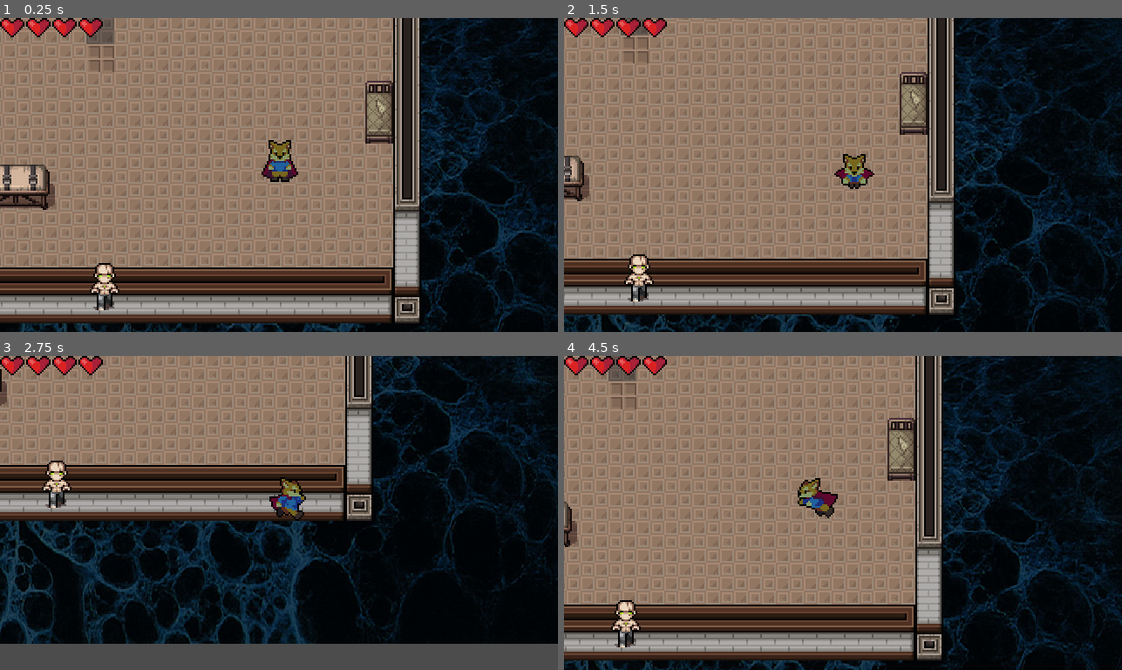
Above: before the commit, frames 1-4 (two rows, left to right).
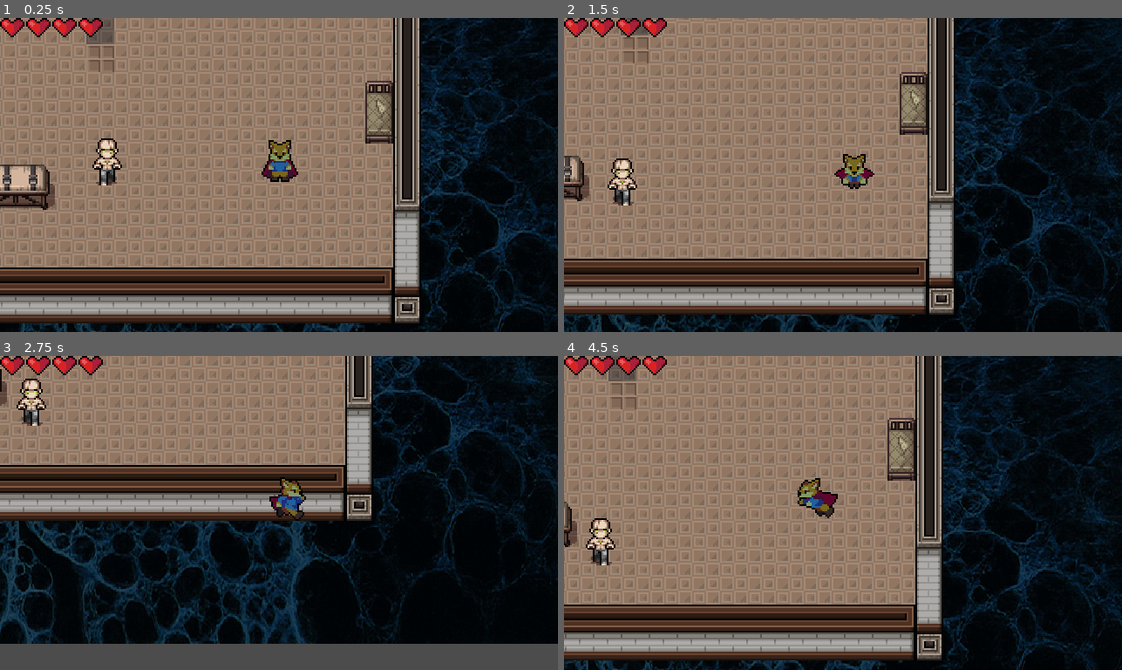
Above: after the commit, the same moments.

Repository: Liama12/Jail-Game
Game: Godot game, scene res://World.tscn
Same seed, same stepped clock (60 frames per second), same inputs: the game is played once before the commit and once after it.
Inputs:
- Up to frame 1 (0.25 s): no input
- Up to frame 2 (1.5 s): tap Enter at 0.5 s; hold Right (ui_right) 0.53-1.28 s; tap Space (attack) at 0.6 s; hold Down (ui_down) from 1.28 s (still down); tap Z (roll) at 1.35 s
- Up to frame 3 (2.75 s): release Down (ui_down) at 2.03 s; hold Right (ui_right) from 2.03 s (still down); tap Space (attack) at 2.1 s
- Up to frame 4 (4.5 s): release Right (ui_right) at 2.78 s; hold Up (ui_up) 2.78-3.53 s; tap Z (roll) at 2.85, 4.35 s; hold Left (ui_left) from 3.53 s (still down); tap Space (attack) at 3.6 s

The runs differ from the first frame. In frame 1, 1.0% of the frame differs, in the area x 16-22%, y 38-94%; in frame 2, 1.0%; in frame 3, 1.0%; in frame 4, 1.0%, in the area x 3-14%, y 51-93%.
Error before the commit: Invalid get index 'remove' (on base: 'PoolVector2Array'). Did you mean '.remove()' or funcref(obj, "remove") ? (res://Enemies/NPC.gd:81)

Commit message:
reruined GO_TO_ASSIGNMENT wip

Diff:
--- a/Enemies/NPC.gd
+++ b/Enemies/NPC.gd
@@ -68,20 +68,39 @@
 			sprite.flip_h = velocity.x < 0
 
 		GO_TO_ASSIGNMENT:
-			if get_parent().global_position != spawnLocation:
-				var path = nav_2d.get_simple_path(self.global_position, get_parent().position)
-				var my_location = self.global_position
-				var its_location = get_parent().position
-				#self.path = path
-				var start_point = self.position
-				for i in range(path.size()):
-					var direction = start_point.direction_to(path[0])
-					velocity = velocity.move_toward(direction * MAX_SPEED, ACCELERATION * delta)
-					start_point = path[0]
-					path.remove[0]
-					sprite.flip_h = velocity.x < 0
-			else:
-				state = IDLE
+			#if get_parent().global_position != spawnLocation:
+				# Calculate the movement distance for this frame
+			var speed = 50
+			var path : = PoolVector2Array()
+			var distance_to_walk = speed * delta
+			var two = Vector2(22,22)
+			path = nav_2d.get_simple_path(self.position, two)
+	# Move the player along the path until he has run out of movement or the path ends.
+			while distance_to_walk > 0 and path.size() > 0:
+				var distance_to_next_point = position.distance_to(path[0])
+				if distance_to_walk <= distance_to_next_point:
+			# The player does not have enough movement left to get to the next point.
+					position += position.direction_to(path[0]) * distance_to_walk
+				else:
+			# The player get to the next point
+					position = path[0]
+					path.remove(0)
+		# Update the distance to walk
+				distance_to_walk -= distance_to_next_point
+#				var one = Vector2(11,11)
+#				var two = Vector2(22,22)
+#				var path = nav_2d.get_simple_path(one, two)
+#				nav_2d.call_deferred("get_simple_path")
+#				var current_point = 0
+#				print(global_position.distance_to(path[current_point]))
+#				while global_position != two:
+#					while global_position != path[current_point]:
+#						var distance = global_position.direction_to(path[current_point])
+#						velocity = velocity.move_toward(distance * MAX_SPEED, ACCELERATION * delta)
+##						sprite.flip_h = velocity.x < 0
+#					current_point += 1
+
+			state = IDLE
 
 	if softCollision.is_colliding():
 		velocity += softCollision.get_push_vector()* delta * 400
--- a/World.tscn
+++ b/World.tscn
@@ -365,7 +365,7 @@
 script = ExtResource( 9 )
 
 [node name="NPC" parent="YSort/BedAssignment" instance=ExtResource( 7 )]
-position = Vector2( -13.6851, 412.477 )
+position = Vector2( -12.1851, 340.977 )
 
 [node name="Unassigned" type="YSort" parent="YSort"]
 
Not shown: 6 places in Enemies/NPC.tscn that only renumber resources
